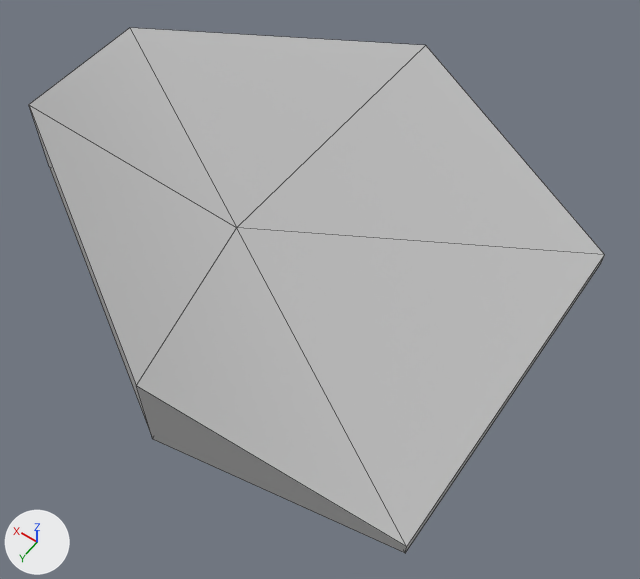
An edit to the FBX model Assets/3D Models/hex/right2.fbx, drawn before and after from the same camera.
The view is the same before and after, from a camera (50 mm lens) standing at (-3.3, 3.47, 5.32) and looking at (-0.73, -0.12, -0.32). The axes (+X, +Y, +Z) are drawn at lower left. The lights are the same throughout. Mesh edges are drawn as thin lines. Where no turn or scale is listed for an object, it has been applied to the vertices.

The older version as bpy lines, for what is in view:
```python
mat_lambert1 = principled_material('lambert1')
mat_lambert1.base_color = (0.5, 0.5, 0.5)  # grey #bcbcbc
me_mesh = bpy.data.meshes.new('Mesh')
me_mesh.from_pydata(...)  # 14 vertices, 18 faces; spans x -2.5..2.5, y -2.89..1.76, z -0.05..0.63
me_mesh.materials.append(mat_lambert1)  # grey #bcbcbc
ob_right2 = bpy.data.objects.new('right2', me_mesh)
ob_right2.location = (0.0, 0.0, 0.0)
```
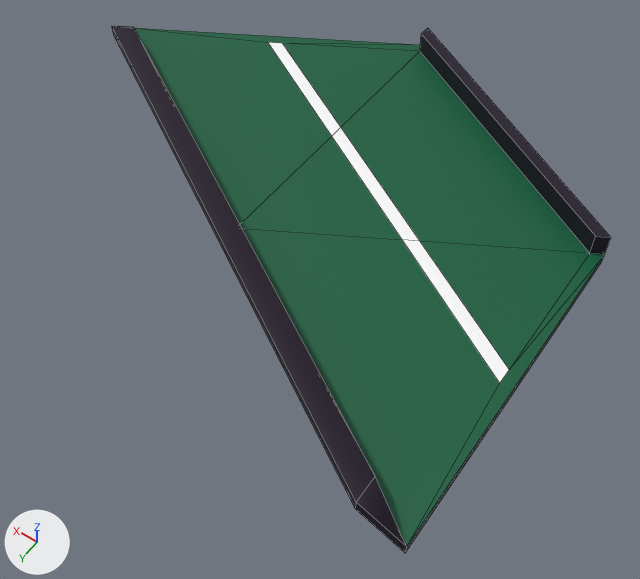
What differs and where, as boxes [x1, y1, x2, y2] in the pictures (640 x 579 px):
'right2', surface changed, reshaped (grey to green, 13% narrower)
    before: [29, 28, 605, 553]
    after: [112, 26, 611, 553]
part 1 of me_mesh, built on
    before: [29, 28, 605, 553]
    after: [112, 26, 611, 553]
part 2 of me_mesh, surface changed (grey to black)
    both: [406, 256, 604, 552]

The edits, one by one:
Picture 'palette.png' (img_palette_png) is new.
In material 'lambert1' (mat_lambert1), base_color is no longer (0.5, 0.5, 0.5), grey #bcbcbc.
In material 'lambert1' (mat_lambert1), texture is now set to img_palette_png.
me_mesh is used by ob_right2; location (0.0, 0.0, 0.0).
me_mesh had 14 vertices, 18 faces and spanned x -2.5..2.5, y -2.89..1.76, z -0.05..0.63.
me_mesh now has 30 vertices, 36 faces and spans x -2.5..2.5, y -2.89..1.47, z -0.05..0.27.
Part 1, on me_mesh:
4 vertices are removed from x -0.68..1.82, y 0.32..1.76, z -0.05..0.63.
12 faces are deleted.
20 vertices are added at x -2.5..2.43, y -2.89..1.47, z 0.05..0.27.
30 new faces join them.
me_mesh part 2: 6 kept faces spanning x -2.5..2.5, y -2.89..1.44, z -0.05..0.05 get new texture (UV) coordinates.
